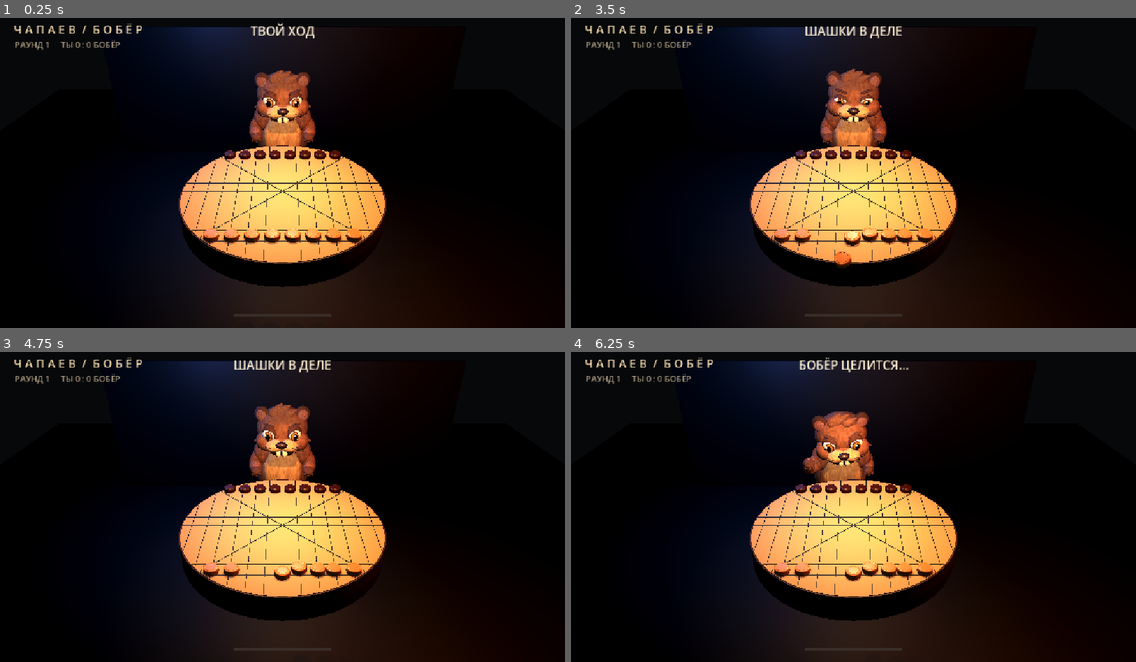
Above: before the commit, frames 1-4 (two rows, left to right).
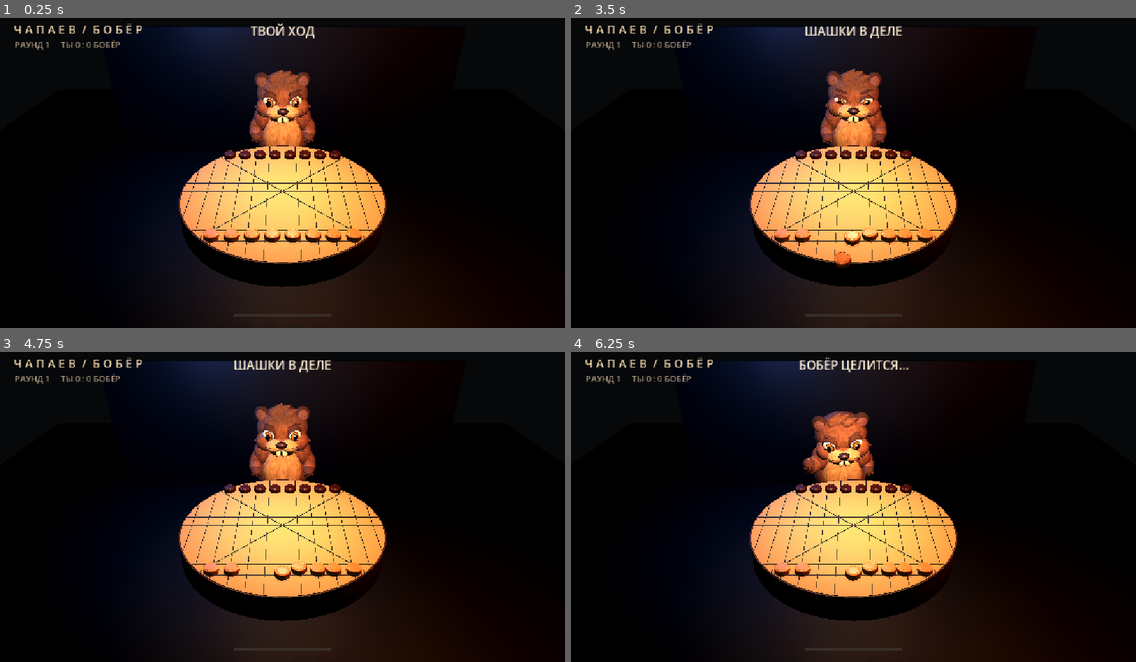
Above: after the commit, the same moments.

Repository: perrarancino/beaver-chapaev
Game: Godot game, scene res://main.tscn
Two runs of this game, one before a commit and one after it. Both use one fixed random seed, a clock stepped at 60 frames per second and the inputs below.
Inputs (mouse positions are in pixels of both pictures, inside the frame that each line leads up to):
- Up to frame 1 (0.25 s): no input
- Up to frame 2 (3.5 s): tap Enter at 0.5 s; move the mouse to (977, 154) at 0.52 s; click (977, 154) at 0.67 s; drag from (740, 185) to (825, 231) at 1.27 s; move the mouse to (910, 98) at 2.02 s; click (910, 98) at 2.17 s; drag from (825, 231) to (684, 120) at 2.77 s
- Up to frame 3 (4.75 s): move the mouse to (452, 550) at 3.52 s; click (452, 550) at 3.67 s; tap Space at 4.25 s; drag from (113, 454) to (197, 423) at 4.27 s
- Up to frame 4 (6.25 s): move the mouse to (881, 503) at 5.02 s; click (881, 503) at 5.17 s; drag from (768, 423) to (740, 519) at 5.77 s

The runs differ from the first frame. In frame 1, 0.4% of the frame differs, in the area x 35-65%, y 25-73%; in frame 2, 0.4%; in frame 3, 0.4%; in frame 4, 0.5%, in the area x 35-65%, y 21-75%.

Commit message:
Smooth spotlight shadows in the web renderer

Diff:
--- a/beaver.gd
+++ b/beaver.gd
@@ -291,6 +291,7 @@
 	var material := StandardMaterial3D.new()
 	material.albedo_color = color
 	material.roughness = roughness
+	material.disable_receive_shadows = RenderingServer.get_current_rendering_method() == "gl_compatibility"
 	return material
 
 
--- a/beaver_fur.gdshader
+++ b/beaver_fur.gdshader
@@ -1,4 +1,9 @@
 shader_type spatial;
+
+#if CURRENT_RENDERER == RENDERER_COMPATIBILITY
+// Avoid stair-stepped self-shadowing across the overlapping fur meshes.
+render_mode shadows_disabled;
+#endif
 
 uniform vec4 base : source_color = vec4(0.42, 0.24, 0.14, 1.0);
 uniform bool tail_scales = false;
--- a/main.tscn
+++ b/main.tscn
@@ -91,8 +91,9 @@
 shadow_enabled = true
 shadow_blur = 1.8
 light_size = 0.2
-shadow_bias = 0.03
-shadow_normal_bias = 1.5
+shadow_bias = 0.09
+shadow_opacity = 0.82
+shadow_reverse_cull_face = true
 spot_range = 9.0
 spot_angle = 32.0
 
--- a/project.godot
+++ b/project.godot
@@ -31,8 +31,10 @@
 renderer/rendering_method.mobile="gl_compatibility"
 renderer/rendering_method.web="gl_compatibility"
 lights_and_shadows/positional_shadow/soft_shadow_filter_quality=3
+lights_and_shadows/positional_shadow/soft_shadow_filter_quality.web=4
 anti_aliasing/quality/msaa_3d=2
 anti_aliasing/quality/screen_space_aa=1
+anti_aliasing/quality/screen_space_aa.web=0
 lights_and_shadows/positional_shadow/atlas_size.mobile=4096
 lights_and_shadows/positional_shadow/atlas_quadrant_0_subdiv=1
 lights_and_shadows/positional_shadow/atlas_quadrant_1_subdiv=1
